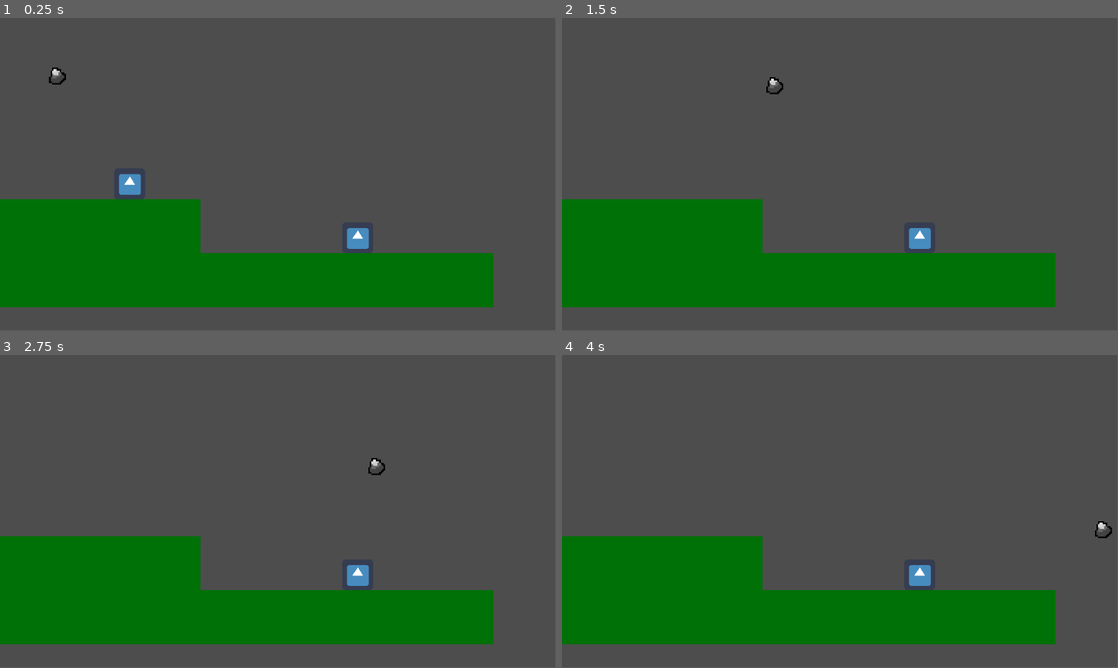
Above: before the commit, frames 1-4 (two rows, left to right).
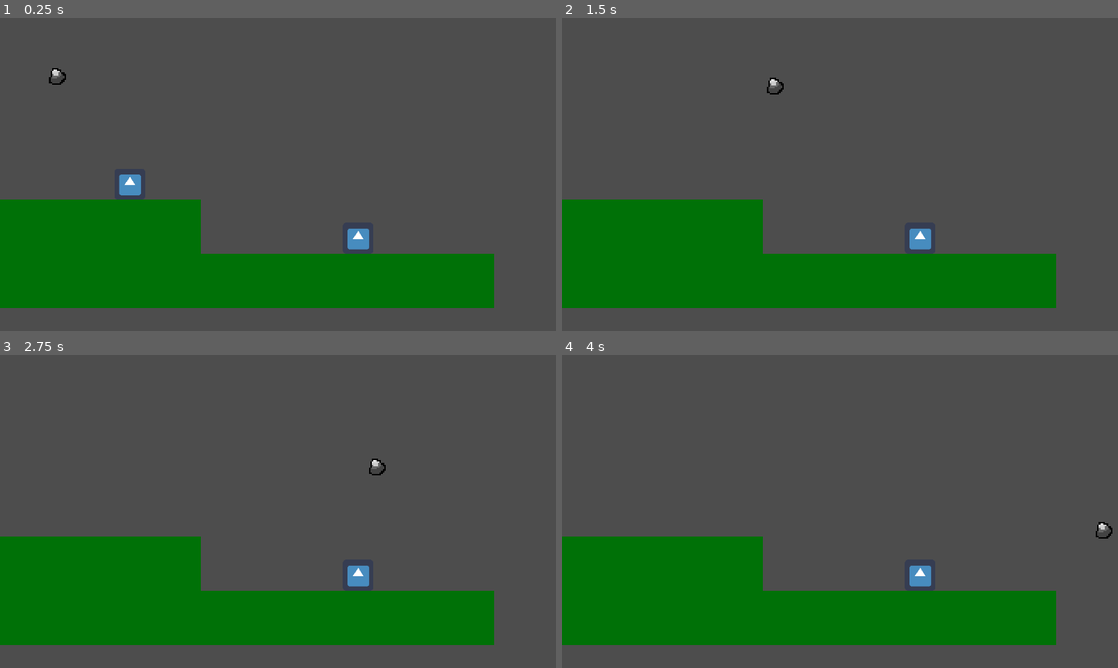
Above: after the commit, the same moments.

Repository: TheNerm/Winter_Game_Jam_23
Game: Godot game, scene res://DemoScene.tscn
The game is run twice, just before and just after one commit, with the same random seed, the same clock (stepped at 60 frames per second) and the same inputs. The engine's default icon, where the game draws it, is replaced by a stand-in: a white triangle on a blue panel in a dark square.
Inputs:
- Up to frame 1 (0.25 s): no input
- Up to frame 2 (1.5 s): no input
- Up to frame 3 (2.75 s): no input
- Up to frame 4 (4 s): no input
In our replay, the window is 799x449 before the commit and 800x450 after it. These sizes can differ from the game's own. Grey fills any space a smaller window leaves; there, only what the larger window draws over its background counts as a difference.

The runs differ from the first frame. In frame 1, 0.5% of the frame differs, in the area x 0-89%, y 15-93%; in frame 2, 0.5%; in frame 3, 0.5%; in frame 4, 0.5%.

Commit message:
Implement platforms

Diff:
--- /dev/null
+++ b/level_1.tscn
@@ -0,0 +1,58 @@
+[gd_scene load_steps=8 format=3 uid="uid://rnxqcavoydqx"]
+
+[ext_resource type="Texture2D" uid="uid://dr4cm4dmxwvl2" path="res://Art/Background.png" id="1_d8ws6"]
+[ext_resource type="Texture2D" uid="uid://de0g2stcllght" path="res://Art/Glasshouse.png" id="2_d1cg0"]
+[ext_resource type="Texture2D" uid="uid://crfmbf6wkkm3r" path="res://Art/ForegroundL.png" id="3_4if2l"]
+[ext_resource type="Texture2D" uid="uid://b5kciw7fwnmjx" path="res://Art/CoconutTree1.png" id="3_78j7x"]
+[ext_resource type="Texture2D" uid="uid://diwgbinwqc30f" path="res://Art/ForegroundR.png" id="4_1ixrh"]
+[ext_resource type="Texture2D" uid="uid://bt58d4bnpesbc" path="res://Art/CoconutTree2.png" id="4_5ak7p"]
+[ext_resource type="Texture2D" uid="uid://b1csxsd54o7hy" path="res://Art/rays.png" id="7_4c2e7"]
+
+[node name="Level1" type="Node2D"]
+
+[node name="Background" type="Sprite2D" parent="."]
+position = Vector2(599, 368)
+scale = Vector2(0.596479, 0.596479)
+texture = ExtResource("1_d8ws6")
+
+[node name="glasshouse" type="Sprite2D" parent="."]
+position = Vector2(582, 338)
+scale = Vector2(0.602, 0.602)
+texture = ExtResource("2_d1cg0")
+
+[node name="CoconutTree3" type="Sprite2D" parent="."]
+position = Vector2(1026, 340)
+scale = Vector2(0.627429, 0.627429)
+texture = ExtResource("3_78j7x")
+flip_h = true
+
+[node name="CoconutTree1" type="Sprite2D" parent="."]
+position = Vector2(321.5, 476.312)
+scale = Vector2(0.668831, 0.668831)
+texture = ExtResource("3_78j7x")
+
+[node name="CoconutTree4" type="Sprite2D" parent="."]
+position = Vector2(101, 303)
+scale = Vector2(0.533142, 0.470674)
+texture = ExtResource("4_5ak7p")
+
+[node name="CoconutTree2" type="Sprite2D" parent="."]
+position = Vector2(726, 374)
+scale = Vector2(0.610535, 0.610535)
+texture = ExtResource("4_5ak7p")
+flip_h = true
+
+[node name="ForegroundL" type="Sprite2D" parent="."]
+position = Vector2(104, 612)
+scale = Vector2(0.476288, 0.481334)
+texture = ExtResource("3_4if2l")
+
+[node name="ForegroundR" type="Sprite2D" parent="."]
+position = Vector2(940, 649)
+scale = Vector2(0.660772, 0.660772)
+texture = ExtResource("4_1ixrh")
+
+[node name="Rays" type="Sprite2D" parent="."]
+position = Vector2(684.625, 397.875)
+scale = Vector2(0.63857, 0.512783)
+texture = ExtResource("7_4c2e7")
--- /dev/null
+++ b/platform.gd
@@ -0,0 +1,30 @@
+extends StaticBody2D
+
+class_name Platform
+
+var platformStatus = 0
+@onready var sprite0 = get_node("PlatformNomal")
+@onready var sprite1 = get_node("PlatformCracked1")
+@onready var sprite2 = get_node("PlatformCracked2")
+
+# Called when the node enters the scene tree for the first time.
+func _ready():
+	pass # Replace with function body.
+
+
+# Called every frame. 'delta' is the elapsed time since the previous frame.
+func _process(delta):
+	pass
+
+func _hitPlatform():
+	#TODO: Play sound + particle effect
+	if(platformStatus == 0):
+		sprite0.visible = false
+		sprite1.visible = true
+	elif (platformStatus == 1):
+		sprite1.visible = false
+		sprite2.visible = true
+	elif(platformStatus == 2):
+		#TODO: play particle effect
+		self.disabled = true
+	platformStatus = platformStatus + 1
--- /dev/null
+++ b/platform.tscn
@@ -0,0 +1,28 @@
+[gd_scene load_steps=6 format=3 uid="uid://dy62mlujliu06"]
+
+[ext_resource type="Script" path="res://platform.gd" id="1_0nutd"]
+[ext_resource type="Texture2D" uid="uid://cki1k8yqjyj0" path="res://Art/Platform_nomal.png" id="2_vpn82"]
+[ext_resource type="Texture2D" uid="uid://dtyt7kyitsgm2" path="res://Art/Platform_cracked1.png" id="3_sppj6"]
+[ext_resource type="Texture2D" uid="uid://cee4gfwa1udnq" path="res://Art/Platform_cracked2.png" id="4_ox5mg"]
+
+[sub_resource type="RectangleShape2D" id="RectangleShape2D_uemd6"]
+size = Vector2(336, 75)
+
+[node name="Platform" type="StaticBody2D"]
+script = ExtResource("1_0nutd")
+
+[node name="CollisionShape2D" type="CollisionShape2D" parent="."]
+position = Vector2(239, 81.5)
+shape = SubResource("RectangleShape2D_uemd6")
+
+[node name="PlatformNomal" type="Sprite2D" parent="."]
+position = Vector2(249, 79)
+texture = ExtResource("2_vpn82")
+
+[node name="PlatformCracked1" type="Sprite2D" parent="."]
+position = Vector2(246, 80)
+texture = ExtResource("3_sppj6")
+
+[node name="PlatformCracked2" type="Sprite2D" parent="."]
+position = Vector2(243, 90)
+texture = ExtResource("4_ox5mg")
--- a/project.godot
+++ b/project.godot
@@ -14,6 +14,10 @@
 run/main_scene="res://DemoScene.tscn"
 config/features=PackedStringArray("4.2", "GL Compatibility")
 config/icon="res://icon.svg"
+
+[display]
+
+window/stretch/mode="canvas_items"
 
 [input]
 
@@ -35,12 +39,6 @@
 , Object(InputEventJoypadMotion,"resource_local_to_scene":false,"resource_name":"","device":0,"axis":0,"axis_value":-1.0,"script":null)
 ]
 }
-P2parry={
-"deadzone": 0.5,
-"events": [Object(InputEventJoypadButton,"resource_local_to_scene":false,"resource_name":"","device":0,"button_index":0,"pressure":0.0,"pressed":false,"script":null)
-, Object(InputEventKey,"resource_local_to_scene":false,"resource_name":"","device":-1,"window_id":0,"alt_pressed":false,"shift_pressed":false,"ctrl_pressed":false,"meta_pressed":false,"pressed":false,"keycode":0,"physical_keycode":4194322,"key_label":0,"unicode":0,"echo":false,"script":null)
-]
-}
 P1jump={
 "deadzone": 0.5,
 "events": [Object(InputEventKey,"resource_local_to_scene":false,"resource_name":"","device":-1,"window_id":0,"alt_pressed":false,"shift_pressed":false,"ctrl_pressed":false,"meta_pressed":false,"pressed":false,"keycode":0,"physical_keycode":87,"key_label":0,"unicode":119,"echo":false,"script":null)
@@ -59,6 +57,12 @@
 , Object(InputEventJoypadMotion,"resource_local_to_scene":false,"resource_name":"","device":1,"axis":0,"axis_value":-1.0,"script":null)
 ]
 }
+P2parry={
+"deadzone": 0.5,
+"events": [Object(InputEventJoypadButton,"resource_local_to_scene":false,"resource_name":"","device":0,"button_index":0,"pressure":0.0,"pressed":false,"script":null)
+, Object(InputEventKey,"resource_local_to_scene":false,"resource_name":"","device":-1,"window_id":0,"alt_pressed":false,"shift_pressed":false,"ctrl_pressed":false,"meta_pressed":false,"pressed":false,"keycode":0,"physical_keycode":4194322,"key_label":0,"unicode":0,"echo":false,"script":null)
+]
+}
 P1parry={
 "deadzone": 0.5,
 "events": [Object(InputEventKey,"resource_local_to_scene":false,"resource_name":"","device":-1,"window_id":0,"alt_pressed":false,"shift_pressed":false,"ctrl_pressed":false,"meta_pressed":false,"pressed":false,"keycode":0,"physical_keycode":83,"key_label":0,"unicode":115,"echo":false,"script":null)
